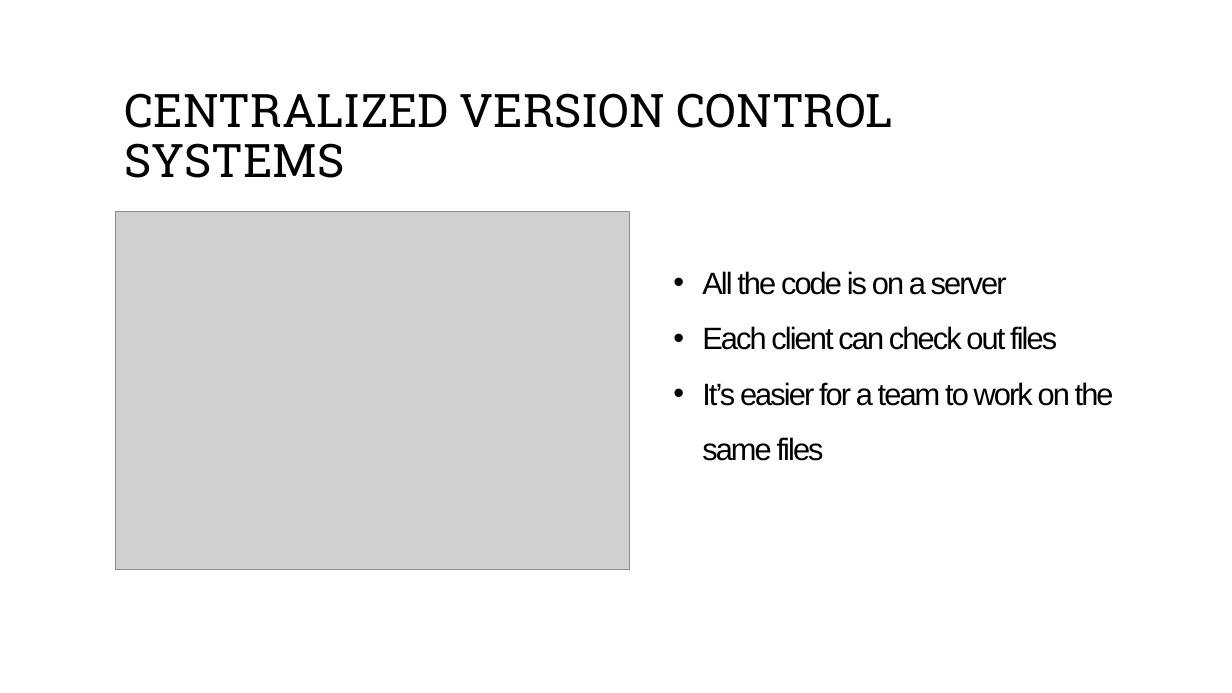
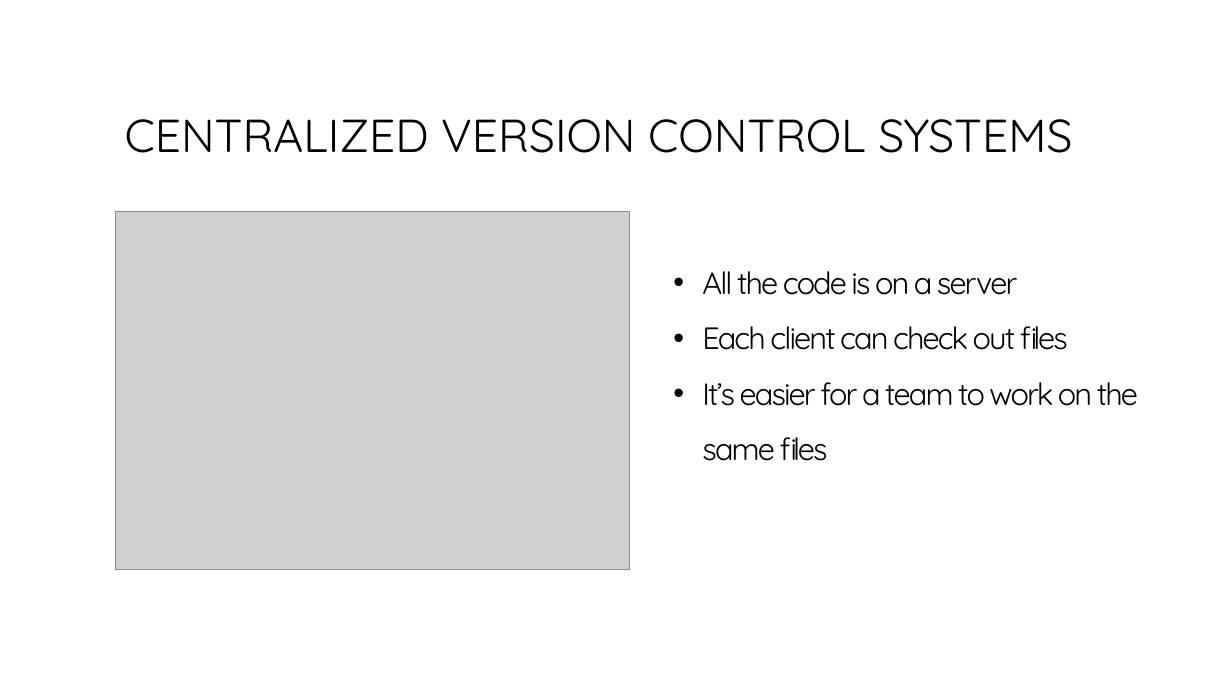
Before and after one commit to bogdanbujdea/git102, a slide deck: slide 9 of Course 1.pptx. Drawn at 1232x693 pixels with LibreOffice and Linux fonts; fonts in the diff are those of the drawing; grey boxes stand for pictures. Boxes give left, top, right and bottom in pixels: in the first picture for what was removed or moved away, otherwise in the second. Text is boxed around its words. In the diff, an @@ line names an element or a change of style, - is before the commit and + after.

Commit message:
changed all fonts to Century Gothic

```diff
--- a/Course 1.pptx
+++ b/Course 1.pptx
@@ title "CENTRALIZED VERSION CONTROL SYSTEMS" at (x1=125, y1=119, x2=1072, y2=153): font Roboto Slab to Quicksand @@
@@ text "All the code is on ..." at (x1=702, y1=271, x2=1138, y2=461): font Arial to Quicksand @@
```
Also in this commit, not shown: 28 other slides changed, 1 slide removed.
